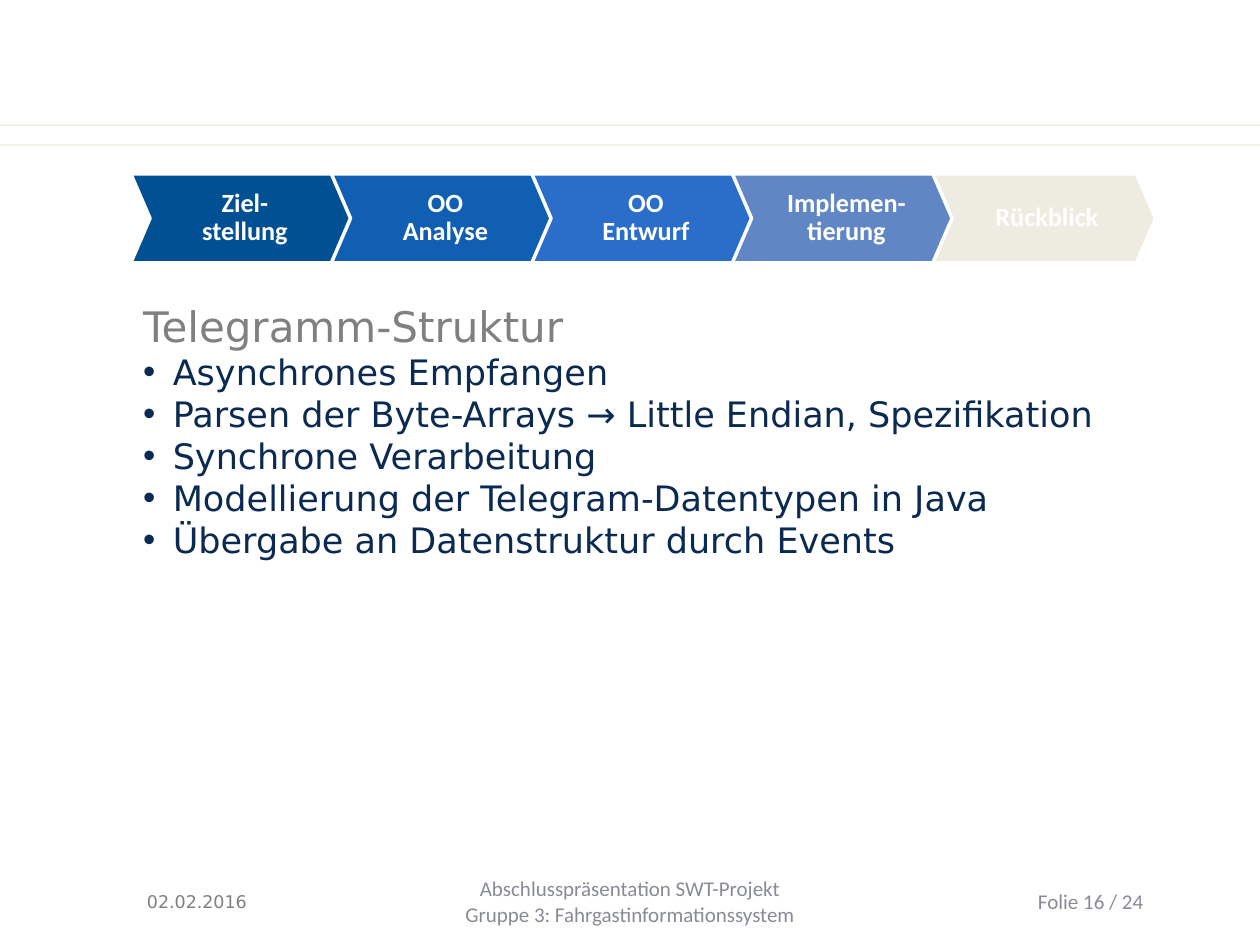
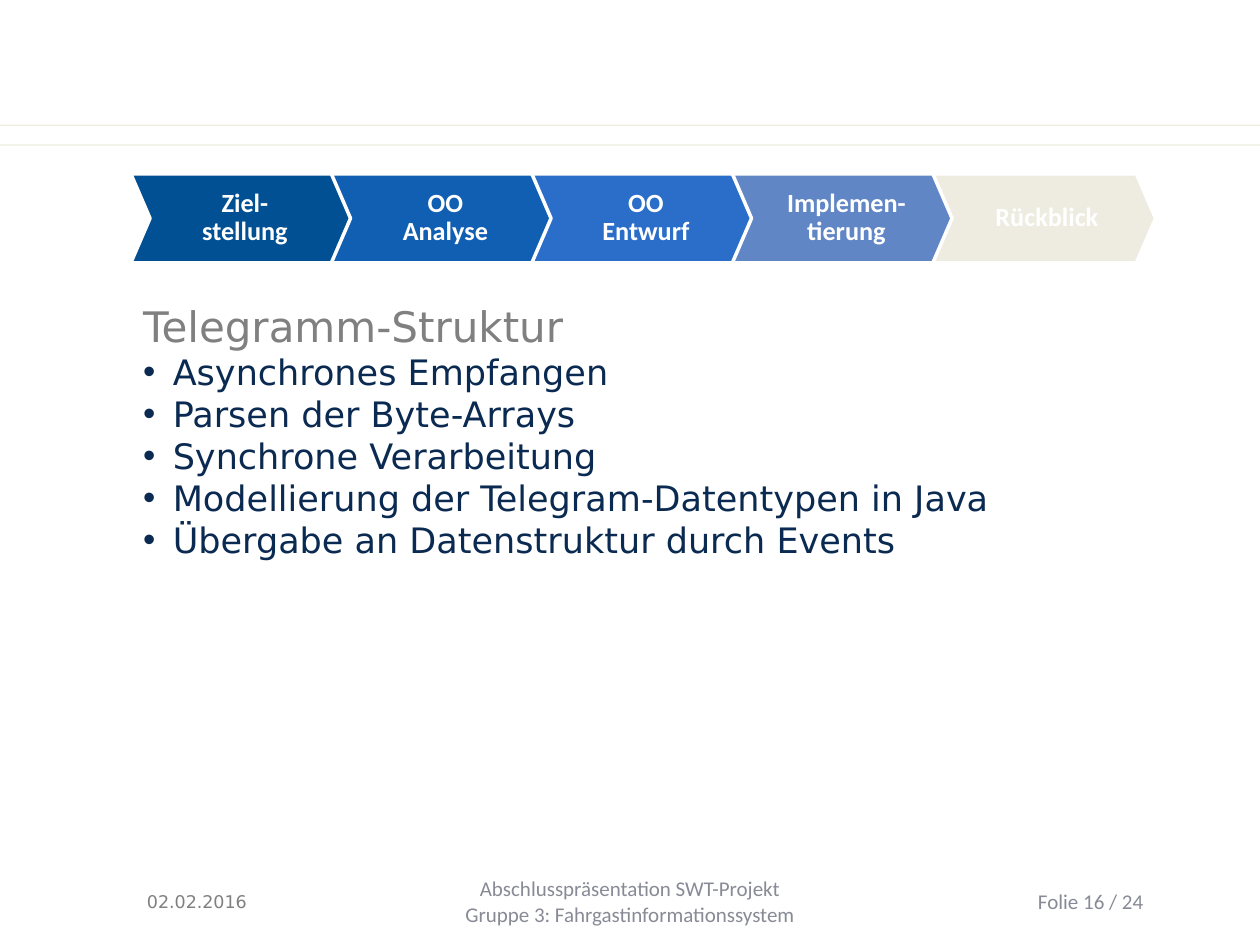
Before and after one commit to Juu98/fahrgastinformationssystem, a slide deck: slide 16 of organisation/Endpräsentation/abschlusspraesentation.pptx. Drawn at 1260x945 pixels with LibreOffice and Linux fonts; fonts in the diff are those of the drawing; background and template pictures are left out. Boxes give left, top, right and bottom in pixels: in the first picture for what was removed or moved away, otherwise in the second. Text is boxed around its words. In the diff, an @@ line names an element or a change of style, - is before the commit and + after.

```diff
--- a/organisation/Endpräsentation/abschlusspraesentation.pptx
+++ b/organisation/Endpräsentation/abschlusspraesentation.pptx
@@ text at <box>173,400,575,435</box>: text changed @@
-• Parsen der Byte-Arrays → Little Endian, Spezifikation
+• Parsen der Byte-Arrays
```
